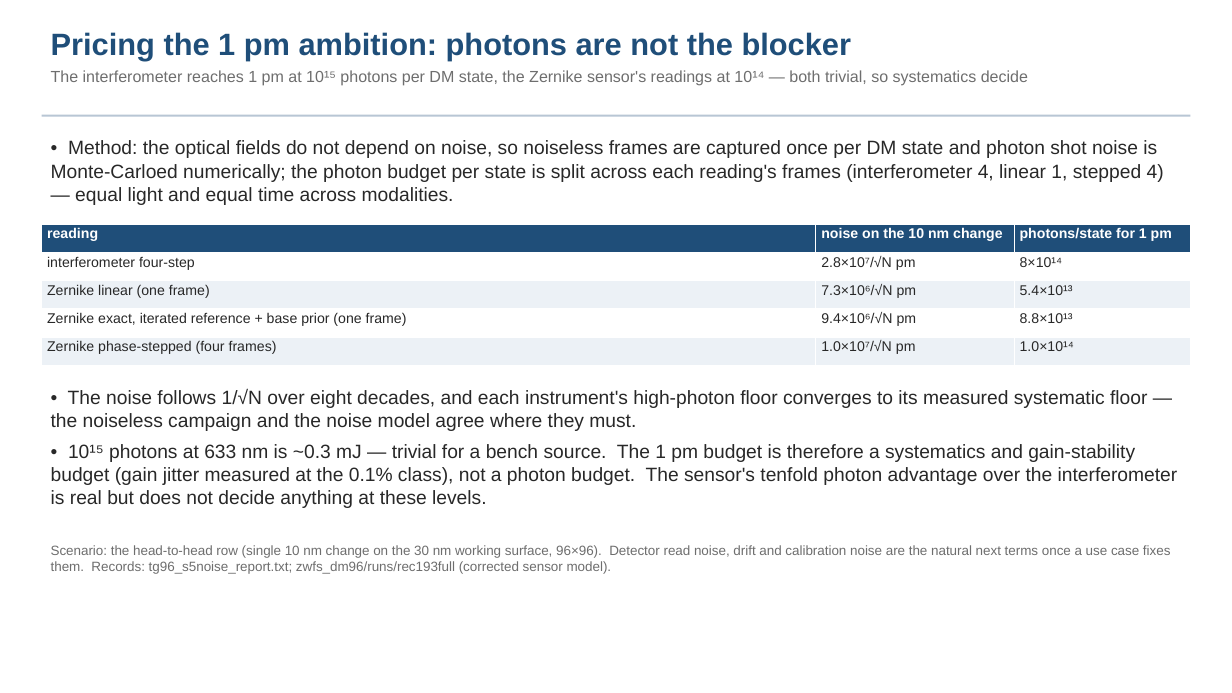
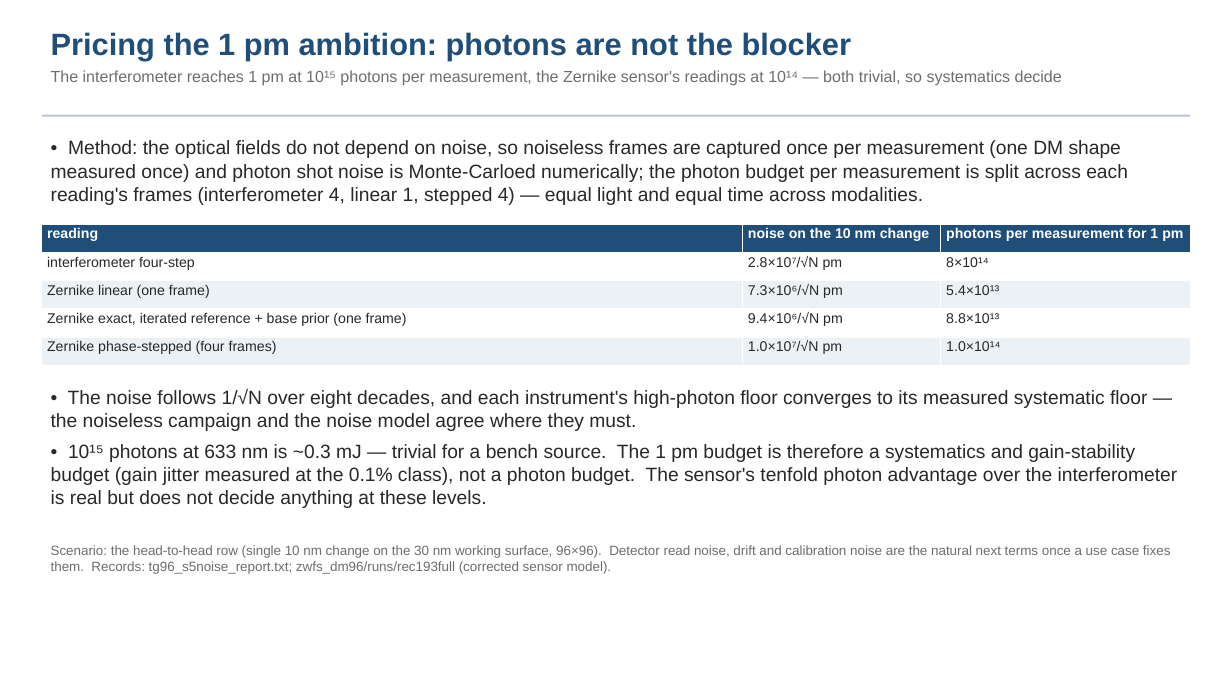
Before and after one commit to nasa-jpl/macos, a slide deck: slide 19 of demo_session/deck_tg_fang.pptx. Drawn at 1232x693 pixels with LibreOffice and Linux fonts; fonts in the diff are those of the drawing. Boxes give left, top, right and bottom in pixels: in the first picture for what was removed or moved away, otherwise in the second. Text is boxed around its words. In the diff, an @@ line names an element or a change of style, - is before the commit and + after.

```diff
--- a/demo_session/deck_tg_fang.pptx
+++ b/demo_session/deck_tg_fang.pptx
@@ text at (x1=51, y1=70, x2=1062, y2=86): text changed @@
-The interferometer reaches 1 pm at 10¹⁵ photons per DM state, the Zernike sensor's readings at 10¹⁴ — both trivial, so systematics decide
+The interferometer reaches 1 pm at 10¹⁵ photons per measurement, the Zernike sensor's readings at 10¹⁴ — both trivial, so systematics decide
@@ text at (x1=51, y1=140, x2=1128, y2=205): text changed @@
-• Method: the optical fields do not depend on noise, so noiseless frames are captured once per DM state and photon shot noise is Monte-Carloed numerically; the photon budget per state is split across each reading's frames (interferometer 4, linear 1, stepped 4) — equal light and equal time across modalities.
+• Method: the optical fields do not depend on noise, so noiseless frames are captured once per measurement (one DM shape measured once) and photon shot noise is Monte-Carloed numerically; the photon budget per measurement is split across each reading's frames (interferometer 4, linear 1, stepped 4) — equal light and equal time across modalities.
@@ table at (x1=42, y1=225, x2=1190, y2=366) @@
-row 1, column 3: photons/state for 1 pm
+row 1, column 3: photons per measurement for 1 pm
```
Also in this commit, not shown: 7 other files.
